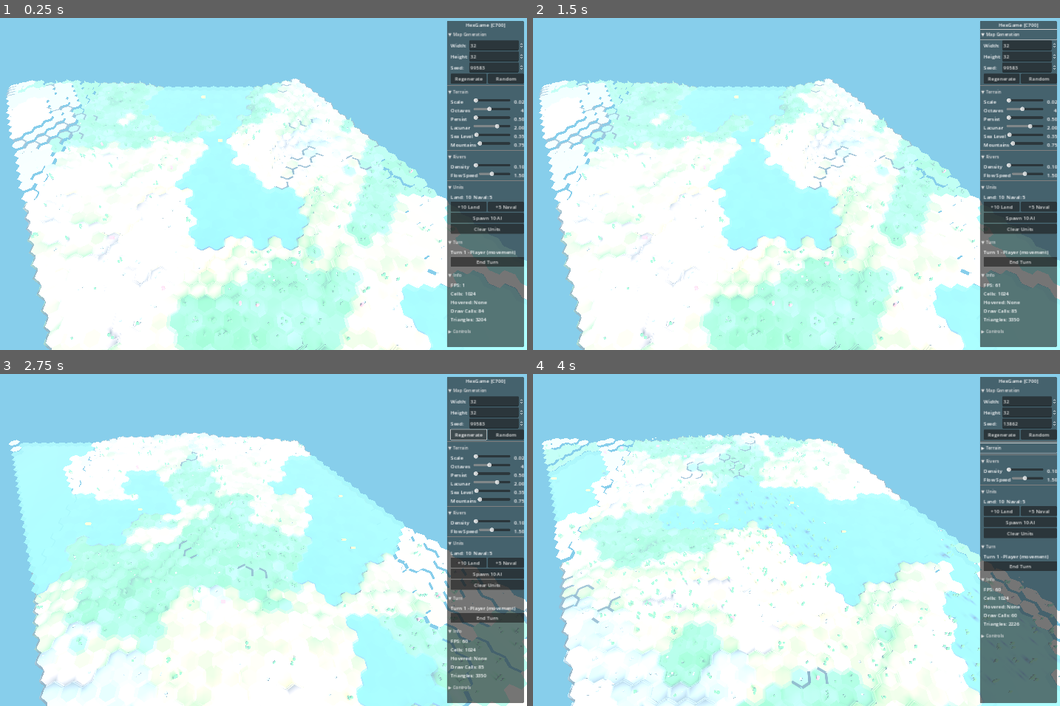
Above: before the commit, frames 1-4 (two rows, left to right).
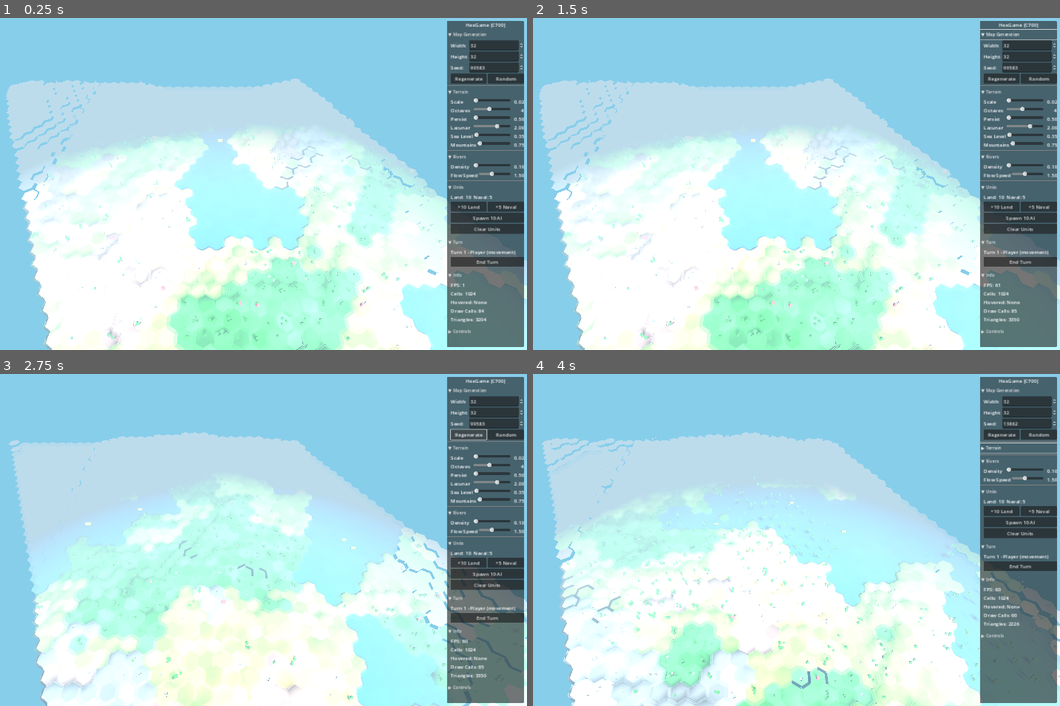
Above: after the commit, the same moments.

Repository: bobum/hexgame
Game: Godot game, scene res://scenes/main.tscn
Two runs of this game, one before a commit and one after it. Both use one fixed random seed, a clock stepped at 60 frames per second and the inputs below.
Inputs:
- Up to frame 1 (0.25 s): no input
- Up to frame 2 (1.5 s): click "▼ Map Generation" at 0.5 s; click "▶ Map Generation" at 1.25 s
- Up to frame 3 (2.75 s): click "Regenerate" at 2 s
- Up to frame 4 (4 s): click "Random" at 2.75 s; click "▼ Terrain" at 3.5 s

The runs differ from the first frame. In frame 1, 16% of the frame differs, in the area x 1-100%, y 18-100%; in frame 2, 16%; in frame 3, 15%; in frame 4, 14%.

Commit message:
Switch fog to depth-based with clear near zone
Change from exponential fog to depth-based fog:
- fog_depth_begin = 20.0 (clear visibility near camera)
- fog_depth_end = 50.0 (full fog at culling distance)

This keeps the area around the camera clear and fades in
fog just before LOD transitions at 25 units.

Co-Authored-By: Claude Opus 4.5 <noreply@anthropic.com>

Diff:
--- a/godot/scenes/main.tscn
+++ b/godot/scenes/main.tscn
@@ -11,10 +11,11 @@
 ambient_light_energy = 0.3
 tonemap_mode = 2
 fog_enabled = true
-fog_mode = 0
+fog_mode = 1
 fog_light_color = Color(0.6, 0.75, 0.85, 1)
 fog_light_energy = 1.0
-fog_density = 0.022
+fog_depth_begin = 20.0
+fog_depth_end = 50.0
 fog_sky_affect = 0.5
 
 [node name="Main" type="Node3D"]
